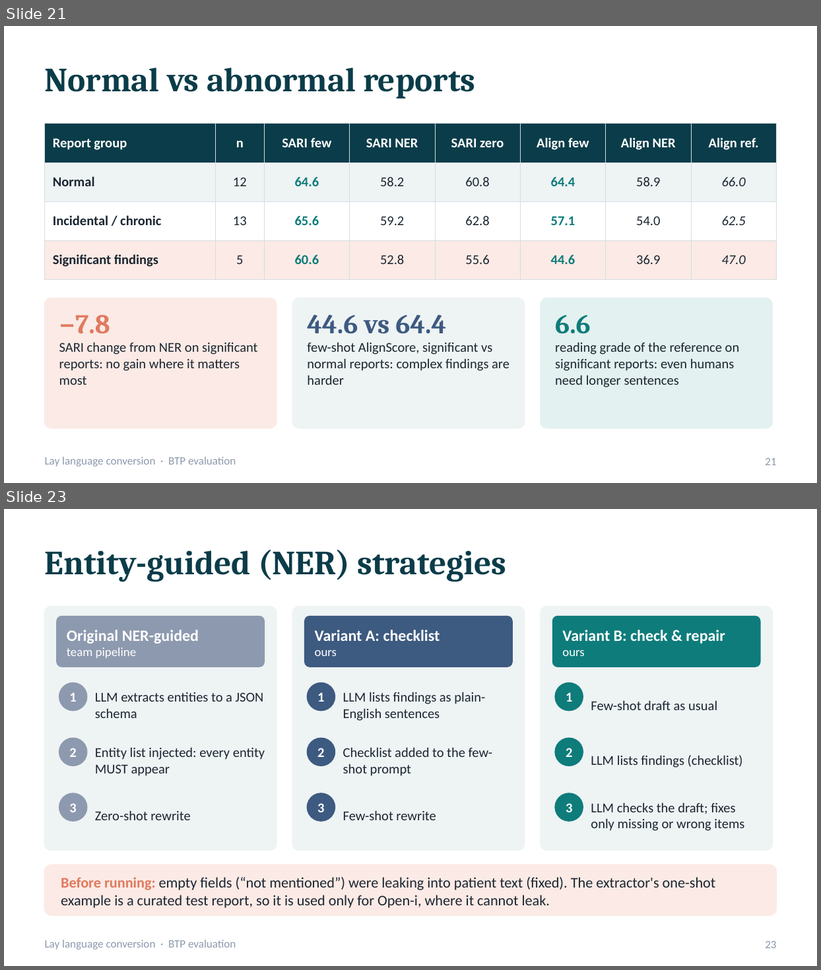
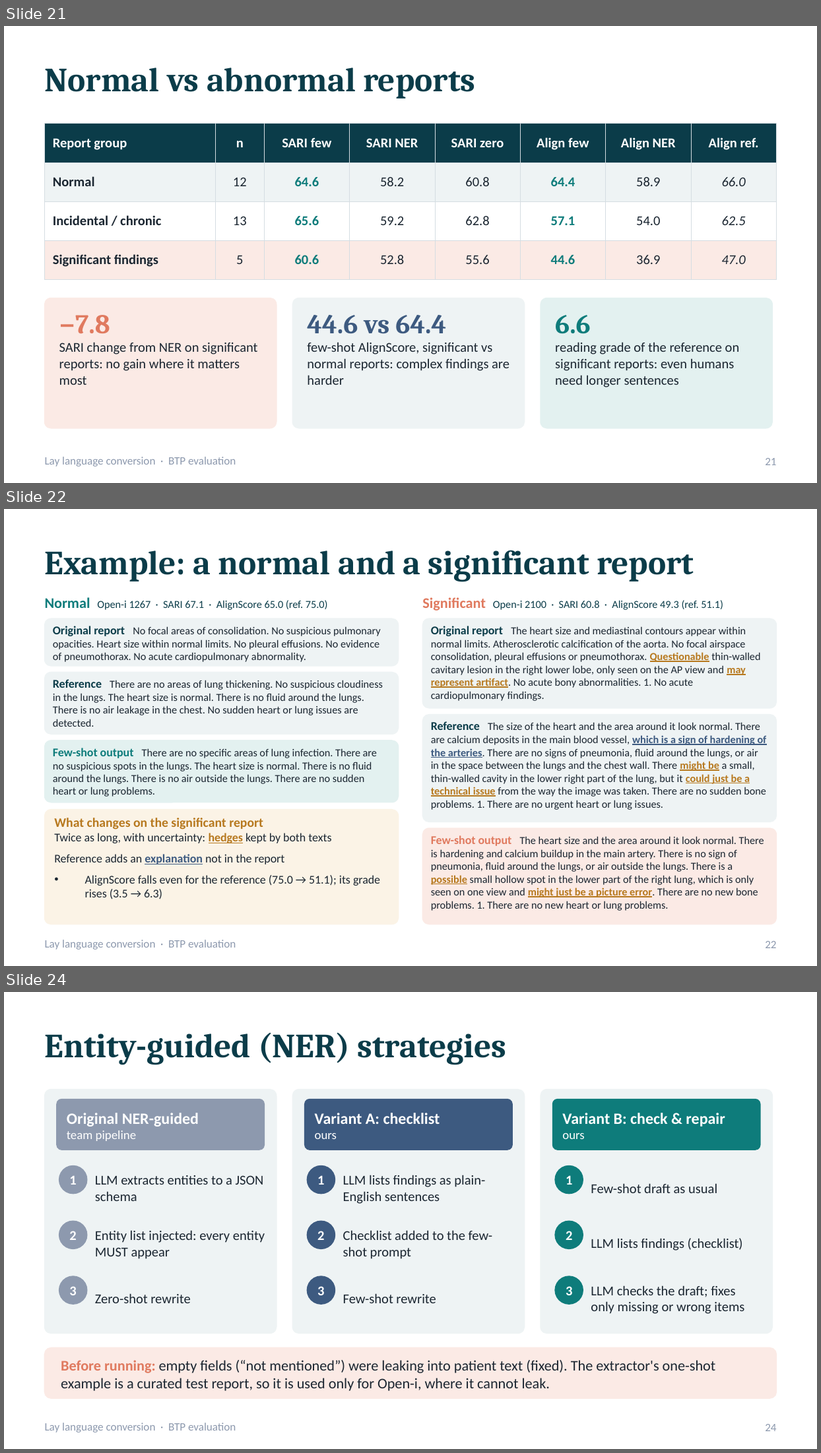
Before and after one commit to bibesgotthevibes/btp-Project, a slide deck: docs/BTP_Lay_Language_Conversion_Evaluation.pptx. Shown one above the other, each under a label of ours: slides 21 and 23 before the commit, slides 21, 22 and 24 after it; the slides between them are not shown. The pictures are 821x970 and 821x1453 pixels, drawn with LibreOffice and Linux fonts; fonts in the diff are those of the drawing. Boxes give left, top, right and bottom in pixels: in the first picture for what was removed or moved away, otherwise in the second. Text is boxed around its words. In the diff, an @@ line names an element or a change of style, - is before the commit and + after.

```diff
--- a/docs/BTP_Lay_Language_Conversion_Evaluation.pptx
+++ b/docs/BTP_Lay_Language_Conversion_Evaluation.pptx
@@ slide 22 added at [4,509,817,966], background #FFFFFF; not listed: 1 template element that a slide beside it also shows @@
@@ title added at [45,550,694,582], 30 pt, text #0B3C49, bold @@
+Example: a normal and a significant report
@@ text added at [45,597,328,610], 9.5 pt, text #0B3C49 @@
+Normal Open-i 1267 · SARI 67.1 · AlignScore 65.0 (ref. 75.0)
@@ text added at [422,597,723,611], 9.5 pt, text #0B3C49 @@
+Significant Open-i 2100 · SARI 60.8 · AlignScore 49.3 (ref. 51.1)
@@ rounded rectangle added at [45,619,399,666], fill #EEF3F4, outline #EEF3F4 1 pt @@
@@ text added at [53,626,381,662], 9.5 pt, text #1B2631 @@
+Original report No focal areas of consolidation. No suspicious pulmonary opacities. Heart size within normal limits. No pleural effusions. No evidence of pneumothorax. No acute cardiopulmonary abnormality.
@@ rounded rectangle added at [422,619,776,708], fill #EEF3F4, outline #EEF3F4 1 pt @@
@@ text added at [431,626,760,701], 9.5 pt, text #1B2631 @@
+Original report The heart size and mediastinal contours appear within normal limits. Atherosclerotic calcification of the aorta. No focal airspace consolidation, pleural effusions or pneumothorax. Questionable thin-walled cavitary lesion in the right lower lobe, only seen on the AP view and may represent artifact. No acute bony abnormalities. 1. No acute cardiopulmonary findings.
@@ rounded rectangle added at [45,673,399,734], fill #EEF3F4, outline #EEF3F4 1 pt @@
@@ text added at [53,679,383,727], 9.5 pt, text #1B2631 @@
+Reference There are no areas of lung thickening. No suspicious cloudiness in the lungs. The heart size is normal. There is no fluid around the lungs. There is no air leakage in the chest. No sudden heart or lung issues are detected.
@@ rounded rectangle added at [422,715,776,822], fill #EEF3F4, outline #EEF3F4 1 pt @@
@@ text added at [431,722,767,810], 9.5 pt, text #1B2631 @@
+Reference The size of the heart and the area around it look normal. There are calcium deposits in the main blood vessel, which is a sign of hardening of the arteries. There are no signs of pneumonia, fluid around the lungs, or air in the space between the lungs and the chest wall. There might be a small, thin-walled cavity in the lower right part of the lung, but it could just be a technical issue from the way the image was taken. There are no sudden bone problems. 1. There are no urgent heart or lung issues.
@@ rounded rectangle added at [45,741,399,803], fill #E3F1F0, outline #E3F1F0 1 pt @@
@@ text added at [53,748,377,797], 9.5 pt, text #1B2631 @@
+Few-shot output There are no specific areas of lung infection. There are no suspicious spots in the lungs. The heart size is normal. There is no fluid around the lungs. There is no air outside the lungs. There are no sudden heart or lung problems.
@@ rounded rectangle added at [45,810,399,925], fill #FBF3E6, outline #FBF3E6 1 pt @@
@@ text added at [54,818,380,900], 10.5 pt, text #1B2631 @@
+What changes on the significant report
+• Twice as long, with uncertainty: hedges kept by both texts
+• Reference adds an explanation not in the report
+• AlignScore falls even for the reference (75.0 → 51.1); its grade rises (3.5 → 6.3)
@@ rounded rectangle added at [422,828,776,925], fill #FBEAE5, outline #FBEAE5 1 pt @@
@@ text added at [431,836,764,911], 9.5 pt, text #1B2631 @@
+Few-shot output The heart size and the area around it look normal. There is hardening and calcium buildup in the main artery. There is no sign of pneumonia, fluid around the lungs, or air outside the lungs. There is a possible small hollow spot in the lower part of the right lung, which is only seen on one view and might just be a picture error. There are no new bone problems. 1. There are no new heart or lung problems.
@@ page number added at [765,941,776,949], 10 pt, text #8D99AE @@
+22
@@ what was slide 23 is now slide 24 @@
@@ page number at [765,1424,776,1432]: text changed @@
-23
+24
```
Also in this commit, not shown: 2 slides changed, 1 other file.
